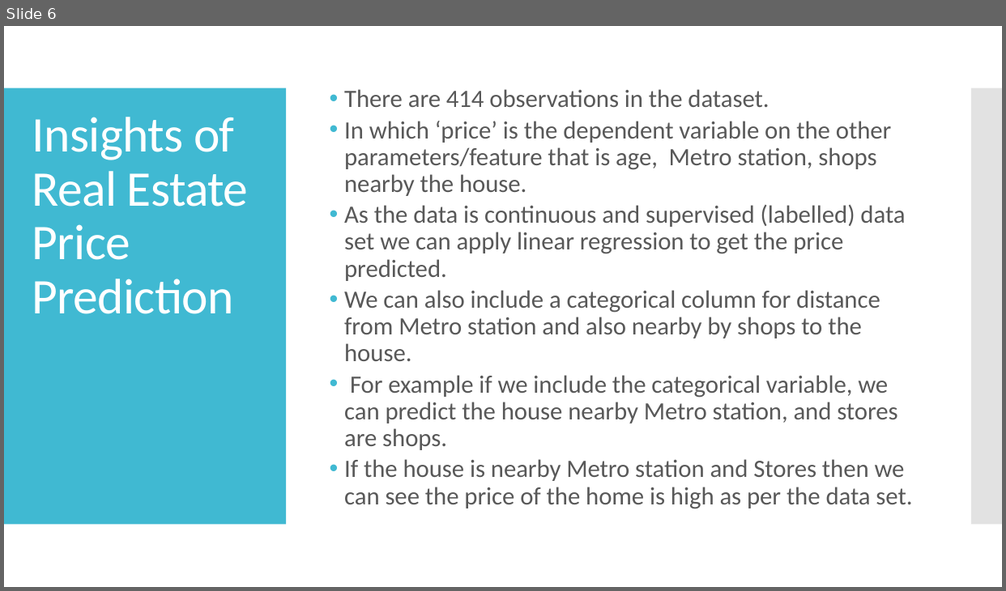
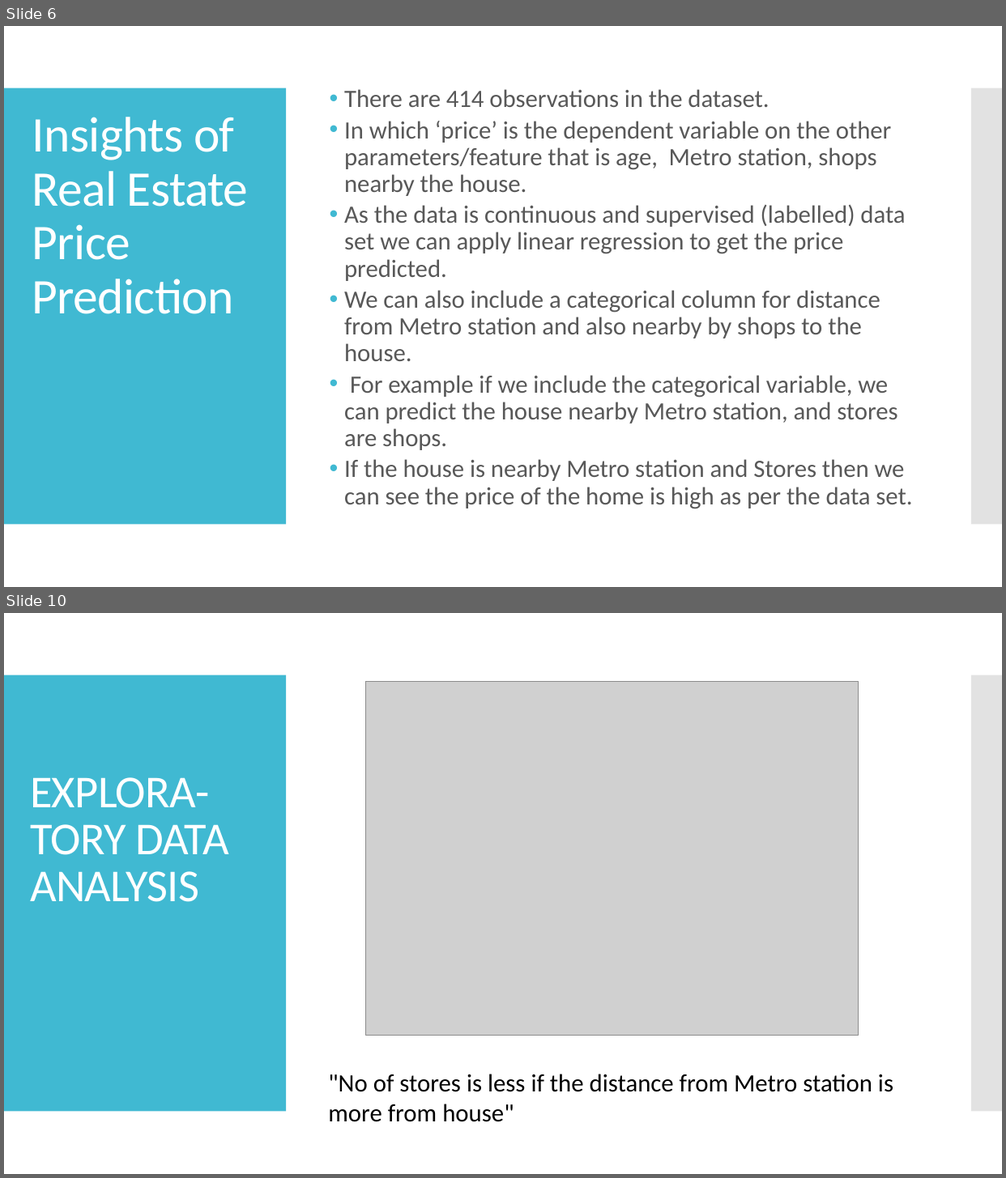
Before and after one commit to Nandan093/Projects, a slide deck: Real Estate price prediction.pptx. Shown one above the other, each under a label of ours: slide 6 before the commit, slides 6 and 10 after it; the slides between them are not shown. The pictures are 1006x591 and 1006x1178 pixels, drawn with LibreOffice and Linux fonts; fonts in the diff are those of the drawing; grey boxes stand for pictures. Boxes give left, top, right and bottom in pixels: in the first picture for what was removed or moved away, otherwise in the second. Text is boxed around its words. In the diff, an @@ line names an element or a change of style, - is before the commit and + after.

```diff
--- a/Real Estate price prediction.pptx
+++ b/Real Estate price prediction.pptx
@@ slide 10 added at bbox=[4, 613, 1002, 1174], background #FFFFFF; not listed: 2 template elements that a slide beside it also shows @@
@@ picture added at bbox=[365, 682, 859, 1036] @@
@@ text added at bbox=[30, 777, 229, 902], 44 pt, text #FFFFFF @@
+EXPLORA-TORY DATA ANALYSIS
@@ title added at bbox=[328, 1074, 893, 1122], 24 pt, text #000000 @@
+"No of stores is less if the distance from Metro station is more from house"
```
Also in this commit, not shown: 1 slide changed, 11 other slides added.
